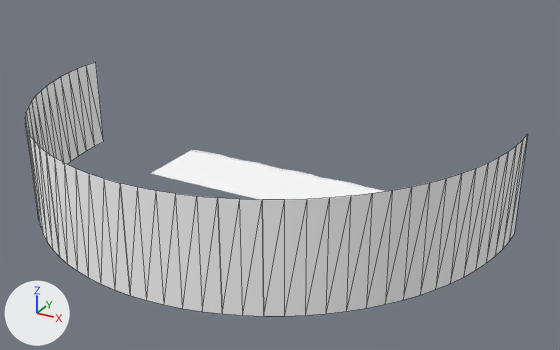
An edit to the glTF model frontend/projects/ride/public/courses/telaviv.glb, drawn before and after from the same camera.
Both versions are drawn from a 50 mm lens placed at (21178.0, -29251.0, 14393.0), pointed at (5438.0, -634.0, 85.0). Lighting does not change. The marker at lower left points along +X, +Y and +Z. The older version comes first. Mesh edges are drawn as thin lines on the coarser meshes. Where no turn or scale is listed for an object, it has been applied to the vertices. Vertices at exactly the same position are counted once.

The first picture shows 'WesternSky_000', 'WesternSky_010', 'WesternSky_012', 'WesternSky_020', 'WesternSky_021', 'WesternSky_029', 'WesternSky_030', 'WesternSky_039', 'WesternSky_041', 'WesternSky_042', 'WesternSky_043', 'WesternSky_045' and 34 more.
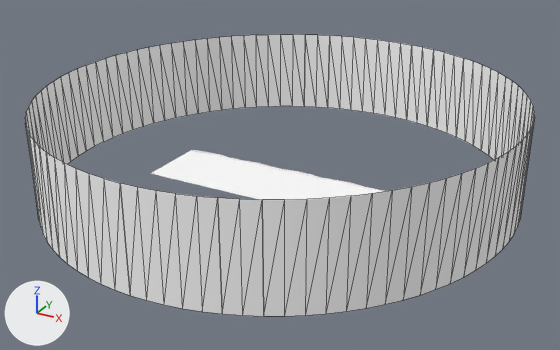
Where the newer file only moved an object's origin or applied its transform, the numbers keep the older frame.

Diff of the bpy script that builds the scene:
```diff
--- a/frontend/projects/ride/public/courses/telaviv.glb.py
+++ b/frontend/projects/ride/public/courses/telaviv.glb.py
@@ me_westernsky_000 @@
-me_westernsky_000.from_pydata(...)  # 38 vertices, 36 faces; spans x 0.0..6667.0, y -10347.0..0.0, z 0.0..4370.0
+me_westernsky_000.from_pydata(...)  # 68 vertices, 66 faces; spans x 0.0..6667.0, y -10347.0..9312.0, z 0.0..4370.0
+# me_westernsky_000 part 1
+# 15 vertices are added at x 23.0..4800.0, y 732.0..9312.0, z 0.0
+# 15 new vertices lie (0.0, 0.0, 4370.0) away from vertices in x 23.0..4800.0, y 732.0..9312.0, z 0.0
+# 30 new faces join them
 me_westernsky_000.materials.append(mat_westernsky)
@@ me_westernsky_045 @@
-me_westernsky_045.from_pydata(...)  # 30 vertices, 28 faces; spans x 0.0..4225.0, y -8886.0..0.0, z 0.0..4370.0
+me_westernsky_045.from_pydata(...)  # 62 vertices, 60 faces; spans x -1175.0..4225.0, y -8886.0..9699.0, z 0.0..4370.0
+# me_westernsky_045 part 2
+# 16 vertices are added at x -1175.0..4202.0, y 732.0..9699.0, z 0.0
+# 16 new vertices lie (0.0, 0.0, 4370.0) away from vertices in x -1175.0..4202.0, y 732.0..9699.0, z 0.0
+# 32 new faces join them
 me_westernsky_045.materials.append(mat_westernsky)
@@ ob_westernsky_044 @@
+ob_westernsky_044 = bpy.data.objects.new('WesternSky_044', me_westernsky_044)  # 4 vertices, 2 faces; spans x 0.0..623.0, y -345.0..0.0, z 0.0..4370.0
+ob_westernsky_044.location = (9977.0, 10045.0, -570.0)
@@ ob_westernsky_036 @@
+ob_westernsky_036 = bpy.data.objects.new('WesternSky_036', me_westernsky_036)  # 6 vertices, 4 faces; spans x 0.0..1305.0, y -561.0..0.0, z 0.0..4370.0
+ob_westernsky_036.location = (8672.0, 10606.0, -570.0)
@@ ob_westernsky_035 @@
+ob_westernsky_035 = bpy.data.objects.new('WesternSky_035', me_westernsky_035)  # 6 vertices, 4 faces; spans x 0.0..1365.0, y -379.0..0.0, z 0.0..4370.0
+ob_westernsky_035.location = (7307.0, 10985.0, -570.0)
@@ ob_westernsky_027 @@
+ob_westernsky_027 = bpy.data.objects.new('WesternSky_027', me_westernsky_027)  # 4 vertices, 2 faces; spans x 0.0..697.0, y -119.0..0.0, z 0.0..4370.0
+ob_westernsky_027.location = (6610.0, 11104.0, -570.0)
@@ ob_westernsky_025 @@
+ob_westernsky_025 = bpy.data.objects.new('WesternSky_025', me_westernsky_025)  # 4 vertices, 2 faces; spans x 0.0..703.0, y -72.0..0.0, z 0.0..4370.0
+ob_westernsky_025.location = (5906.0, 11176.0, -570.0)
@@ ob_westernsky_024 @@
+ob_westernsky_024 = bpy.data.objects.new('WesternSky_024', me_westernsky_024)  # 4 vertices, 2 faces; spans x 0.0..706.0, y -24.0..0.0, z 0.0..4370.0
+ob_westernsky_024.location = (5200.0, 11200.0, -570.0)
@@ ob_westernsky_023 @@
+ob_westernsky_023 = bpy.data.objects.new('WesternSky_023', me_westernsky_023)  # 4 vertices, 2 faces; spans x 0.0..706.0, y -24.0..0.0, z 0.0..4370.0
+ob_westernsky_023.location = (4494.0, 11200.0, -570.0)
@@ ob_westernsky_015 @@
+ob_westernsky_015 = bpy.data.objects.new('WesternSky_015', me_westernsky_015)  # 8 vertices, 6 faces; spans x 0.0..2089.0, y -358.0..0.0, z 0.0..4370.0
+ob_westernsky_015.location = (2405.0, 11176.0, -570.0)
@@ ob_westernsky_006 @@
+ob_westernsky_006 = bpy.data.objects.new('WesternSky_006', me_westernsky_006)  # 6 vertices, 4 faces; spans x 0.0..1338.0, y -471.0..0.0, z 0.0..4370.0
+ob_westernsky_006.location = (1067.0, 10818.0, -570.0)
@@ ob_westernsky_005 @@
+ob_westernsky_005 = bpy.data.objects.new('WesternSky_005', me_westernsky_005)  # 4 vertices, 2 faces; spans x 0.0..644.0, y -302.0..0.0, z 0.0..4370.0
+ob_westernsky_005.location = (423.0, 10347.0, -570.0)
@@ ob_westernsky_003 @@
+ob_westernsky_003 = bpy.data.objects.new('WesternSky_003', me_westernsky_003)  # 4 vertices, 2 faces; spans x 0.0..623.0, y -345.0..0.0, z 0.0..4370.0
+ob_westernsky_003.location = (-200.0, 10045.0, -570.0)
@@ ob_westernsky_002 @@
+ob_westernsky_002 = bpy.data.objects.new('WesternSky_002', me_westernsky_002)  # 4 vertices, 2 faces; spans x 0.0..600.0, y -387.0..0.0, z 0.0..4370.0
+ob_westernsky_002.location = (-800.0, 9699.0, -570.0)
```

Pixel boxes [x1, y1, x2, y2] of what changed, in the pictures (560 x 350 px):
'WesternSky_045', reshaped (42% taller): before [326, 134, 528, 314]; after [326, 58, 535, 314]
'WesternSky_000', reshaped (206% wider, 14% taller): before [25, 62, 104, 257]; after [25, 35, 269, 257]
'WesternSky_015', added: after [328, 36, 366, 112]
'WesternSky_006', added: after [304, 35, 330, 108]
'WesternSky_035', added: after [407, 45, 434, 126]
'WesternSky_036', added: after [428, 50, 454, 133]
'WesternSky_002', added: after [268, 34, 281, 107]
'WesternSky_003', added: after [281, 34, 293, 106]
'WesternSky_005', added: after [293, 34, 305, 107]
'WesternSky_023', added: after [363, 38, 378, 113]
'WesternSky_024', added: after [374, 40, 389, 115]
'WesternSky_025', added: after [385, 41, 401, 118]
'WesternSky_027', added: after [396, 43, 412, 120]
'WesternSky_044', added: after [447, 55, 464, 137]
part 1 of me_westernsky_000, added: after [96, 35, 269, 141]
part 2 of me_westernsky_045, added: after [456, 58, 535, 233]
